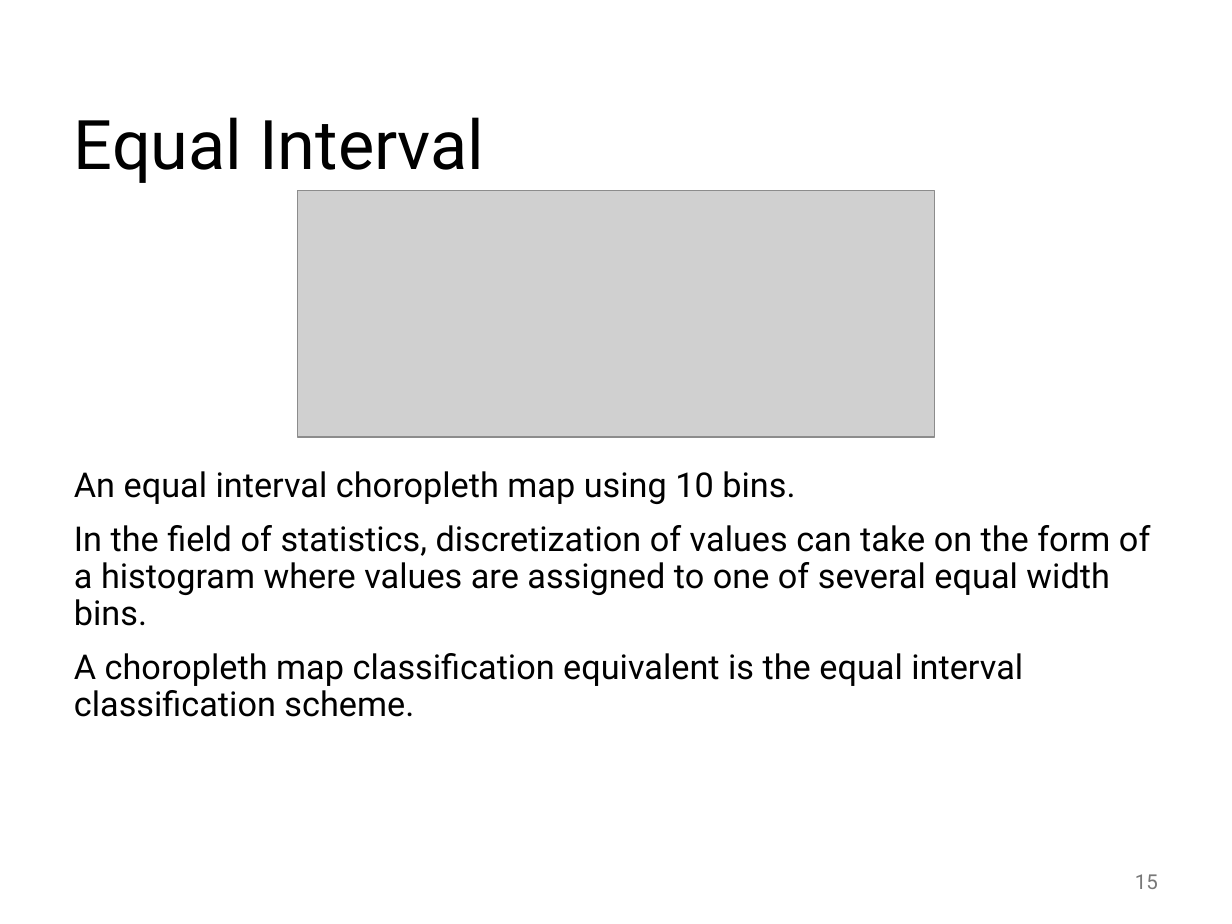
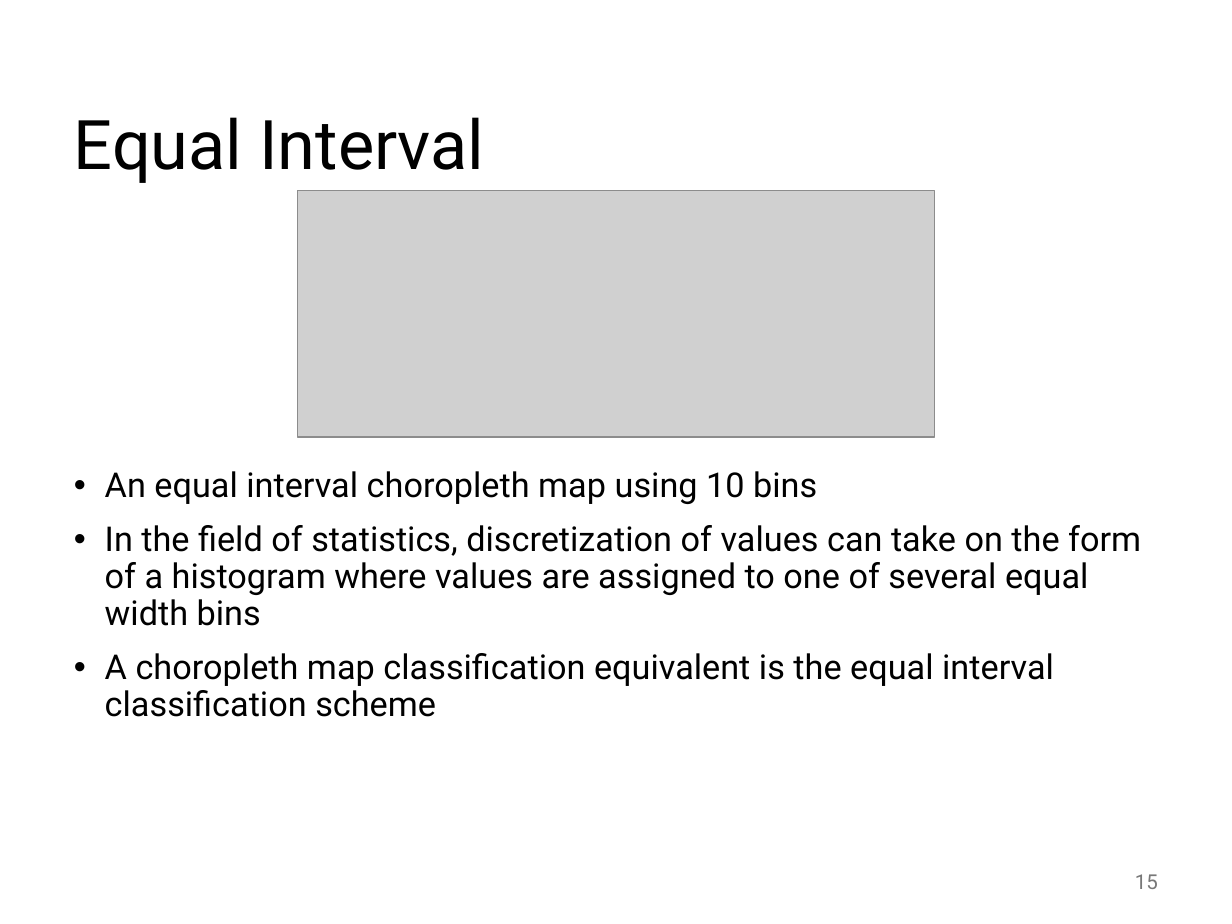
Before and after one commit to abuabara/abuabara.github.io, a slide deck: slide 15 of DAEN489S26/week2_slides.pptx. Drawn at 1232x924 pixels with LibreOffice and Linux fonts; fonts in the diff are those of the drawing; grey boxes stand for pictures. Boxes give left, top, right and bottom in pixels: in the first picture for what was removed or moved away, otherwise in the second. Text is boxed around its words. In the diff, an @@ line names an element or a change of style, - is before the commit and + after.

```diff
--- a/DAEN489S26/week2_slides.pptx
+++ b/DAEN489S26/week2_slides.pptx
@@ text at (105, 471, 1141, 717): text changed @@
-An equal interval choropleth map using 10 bins.
-In the field of statistics, discretization of values can take on the form of a histogram where values are assigned to one of several equal width bins.
-A choropleth map classification equivalent is the equal interval classification scheme.
+• An equal interval choropleth map using 10 bins
+• In the field of statistics, discretization of values can take on the form of a histogram where values are assigned to one of several equal width bins
+• A choropleth map classification equivalent is the equal interval classification scheme
```
Also in this commit, not shown: 21 other slides changed, 1 other file.
